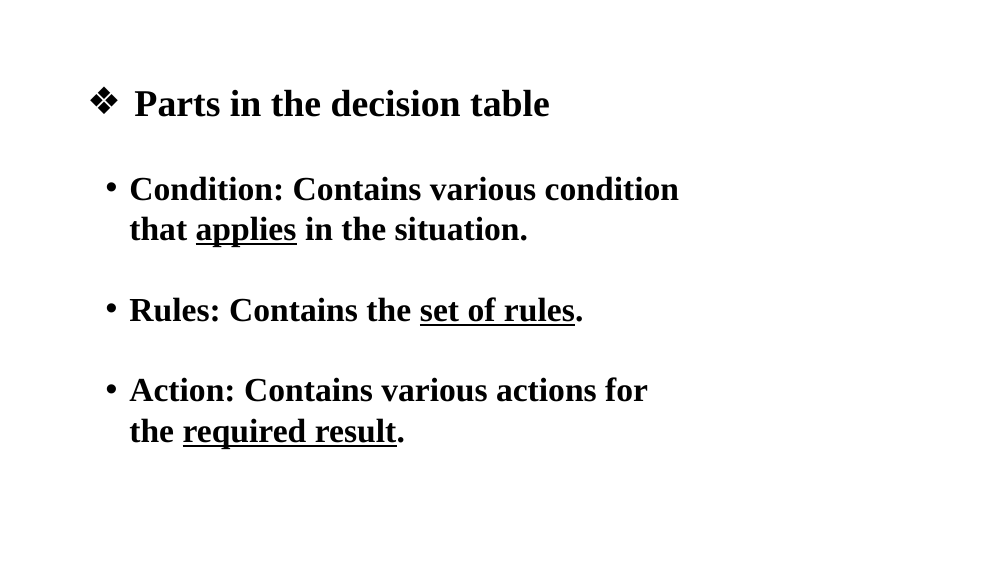
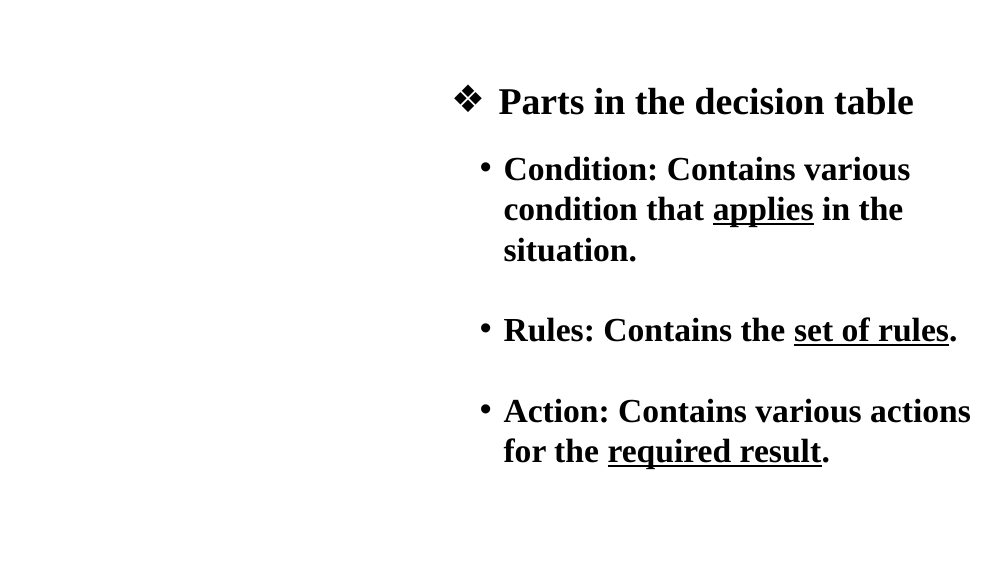
Before and after one commit to tamanghawana0815/SAD-ppt, a slide deck: slide 6 of Presentation.pptx. Drawn at 1008x567 pixels with LibreOffice and Linux fonts; fonts in the diff are those of the drawing. Boxes give left, top, right and bottom in pixels: in the first picture for what was removed or moved away, otherwise in the second. Text is boxed around its words. In the diff, an @@ line names an element or a change of style, - is before the commit and + after.

Commit message:
Updated slide

```diff
--- a/Presentation.pptx
+++ b/Presentation.pptx
@@ text "Parts in the decision table": place and size @@
-text "Parts in the decision table" at bbox=[134, 89, 550, 117]
+text "Parts in the decision table" at bbox=[499, 87, 914, 115]
@@ text "Condition: Contains various condition that ..." rewrapped from bbox=[129, 176, 679, 448] to bbox=[504, 156, 971, 469] @@
```
Also in this commit, not shown: 2 slides added.
